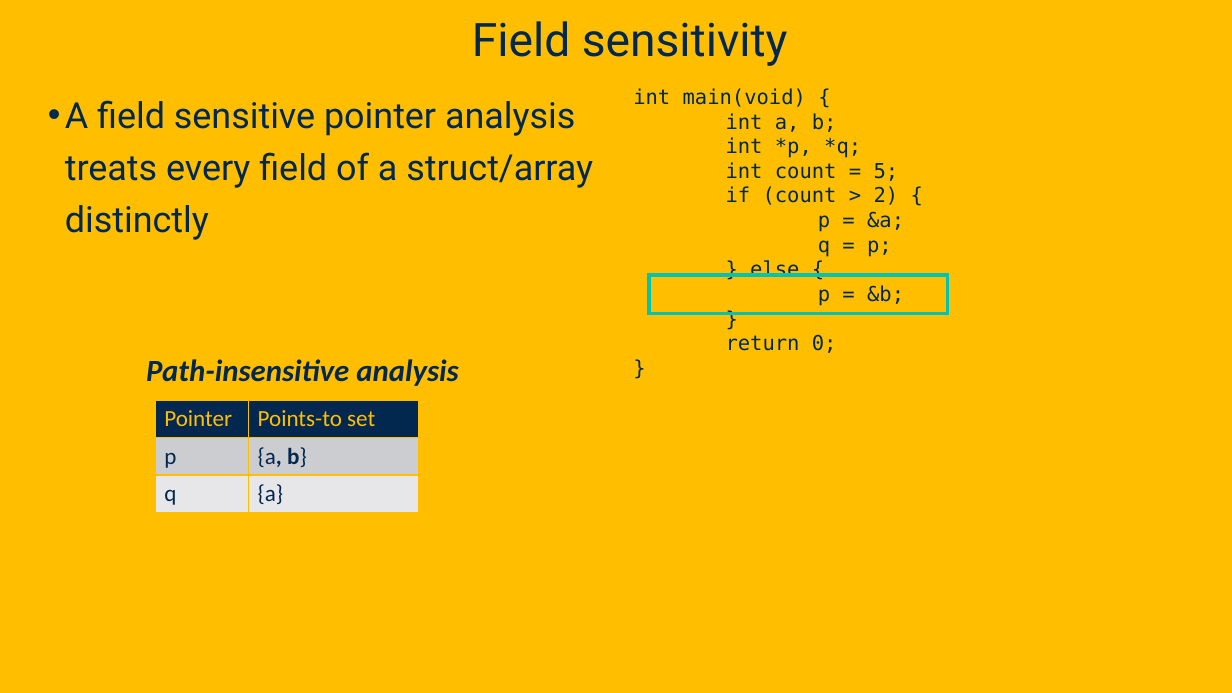
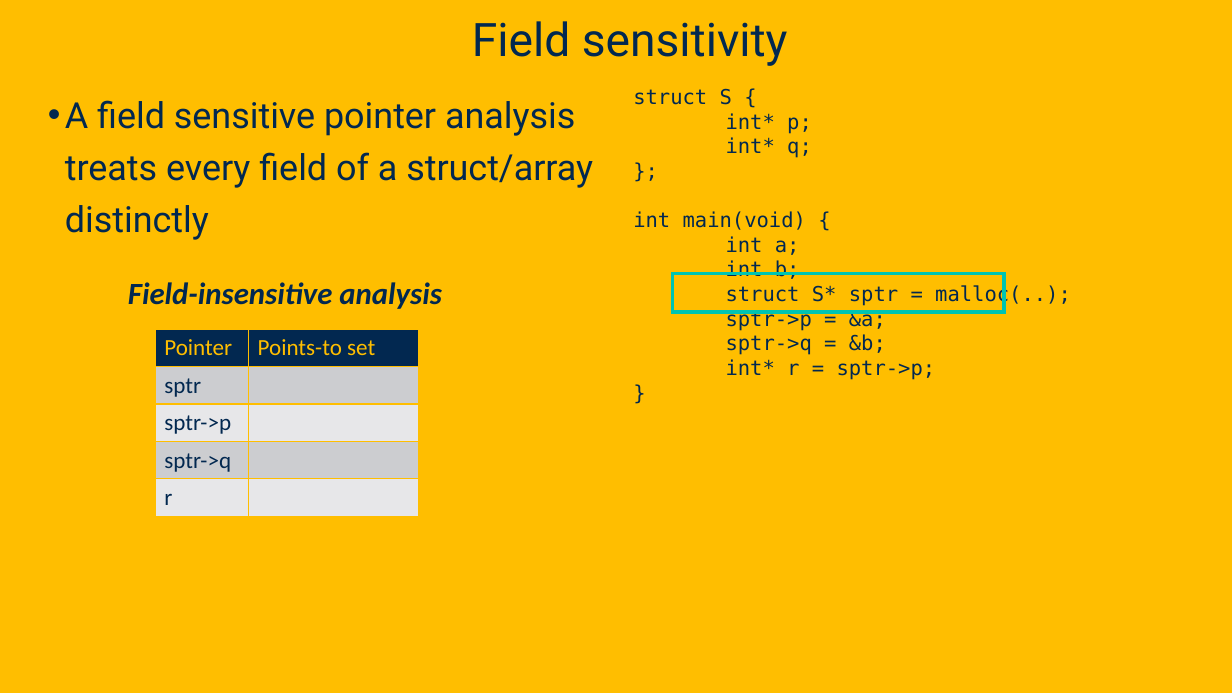
Before and after one commit to davsec-teaching/ECS289C-Spring2025, a slide deck: slide 81 of slides/4_pointer_analysis.pptx (slide 76 before the commit). Drawn at 1232x693 pixels with LibreOffice and Linux fonts; fonts in the diff are those of the drawing; background and template pictures are left out. Boxes give left, top, right and bottom in pixels: in the first picture for what was removed or moved away, otherwise in the second. Text is boxed around its words. In the diff, an @@ line names an element or a change of style, - is before the commit and + after.

```diff
--- a/slides/4_pointer_analysis.pptx
+++ b/slides/4_pointer_analysis.pptx
@@ text at [633, 88, 812, 158]: paragraphs added @@
+struct S {
+int* p;
+int* q;
+};
@@ text at [726, 236, 1071, 380]: text changed @@
-int a, b;
-int *p, *q;
-int count = 5;
-if (count > 2) {
-p = &a;
-q = p;
-} else {
-p = &b;
+int a;
+int b;
+struct S* sptr = malloc(..);
+sptr->p = &a;
+sptr->q = &b;
+int* r = sptr->p;
@@ text at [128, 282, 442, 309]: text changed @@
-Path-insensitive analysis
+Field-insensitive analysis
@@ rectangle: place and size @@
-rectangle at [650, 275, 948, 314]
+rectangle at [673, 274, 1005, 312]
@@ table at [155, 329, 419, 516] @@
-row 2: p | {a, b}
-row 3: q | {a}
+row 2: sptr | 
+row 3: sptr->p | 
+row 4: sptr->q | 
+row 5: r | 
@@ table: place and size @@
-table at [155, 400, 419, 512]
+table at [155, 329, 419, 516]
@@ text at [726, 334, 837, 353]: paragraph removed @@
-return 0;
-}
```
Also in this commit, not shown: 30 other slides changed, 9 slides added.
